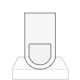
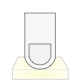
Before/after of a 80x80 layered artwork. What changed in the layer stack:
renamed "01.png" to "05", hid it over (x1=13, y1=57, x2=68, y2=79)
renamed "05.png" to "12", showed it, painted on it over (x1=13, y1=57, x2=68, y2=79)
